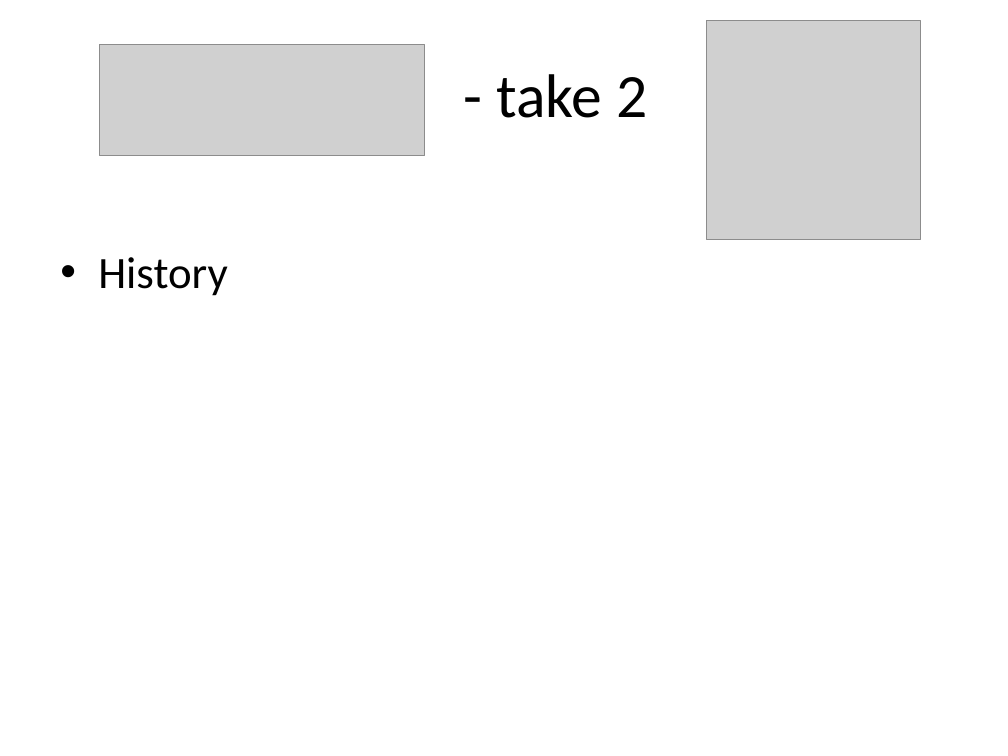
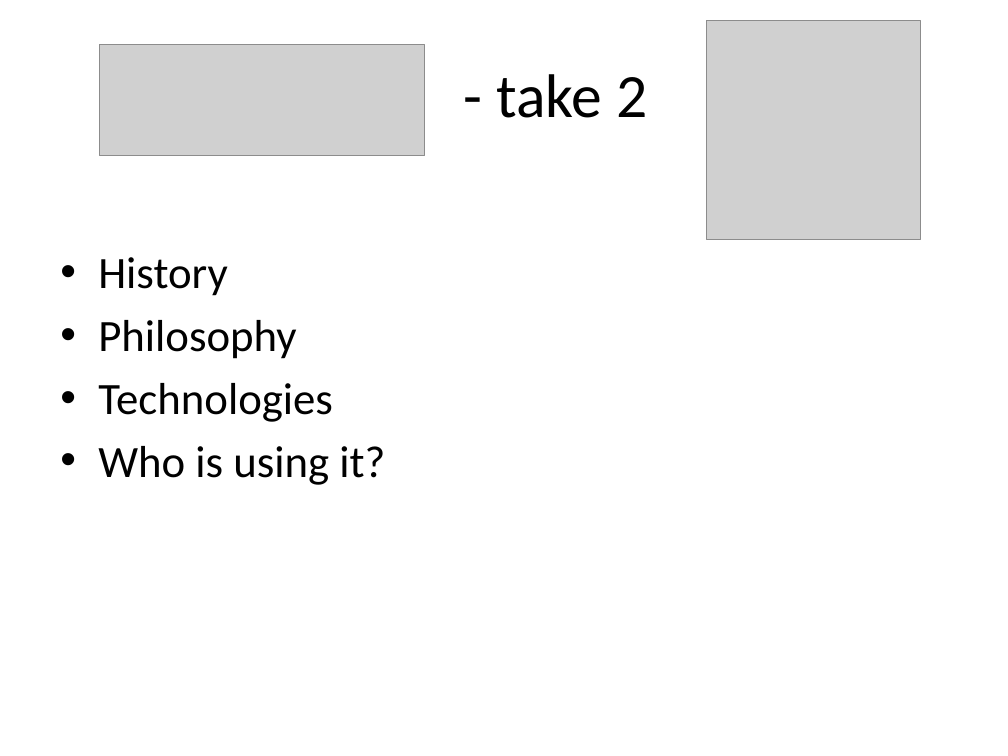
Before and after one commit to martadoberschuetz/dev_training, a slide deck: slide 1 of Play take 2.pptx. Drawn at 1008x756 pixels with LibreOffice and Linux fonts; fonts in the diff are those of the drawing; grey boxes stand for pictures. Boxes give left, top, right and bottom in pixels: in the first picture for what was removed or moved away, otherwise in the second. Text is boxed around its words. In the diff, an @@ line names an element or a change of style, - is before the commit and + after.

```diff
--- a/Play take 2.pptx
+++ b/Play take 2.pptx
@@ text at (98,320,385,485): paragraphs added @@
+• Philosophy
+• Technologies
+• Who is using it?
```
Also in this commit, not shown: 1 other slide changed, 4 slides added, 1 slide removed.
